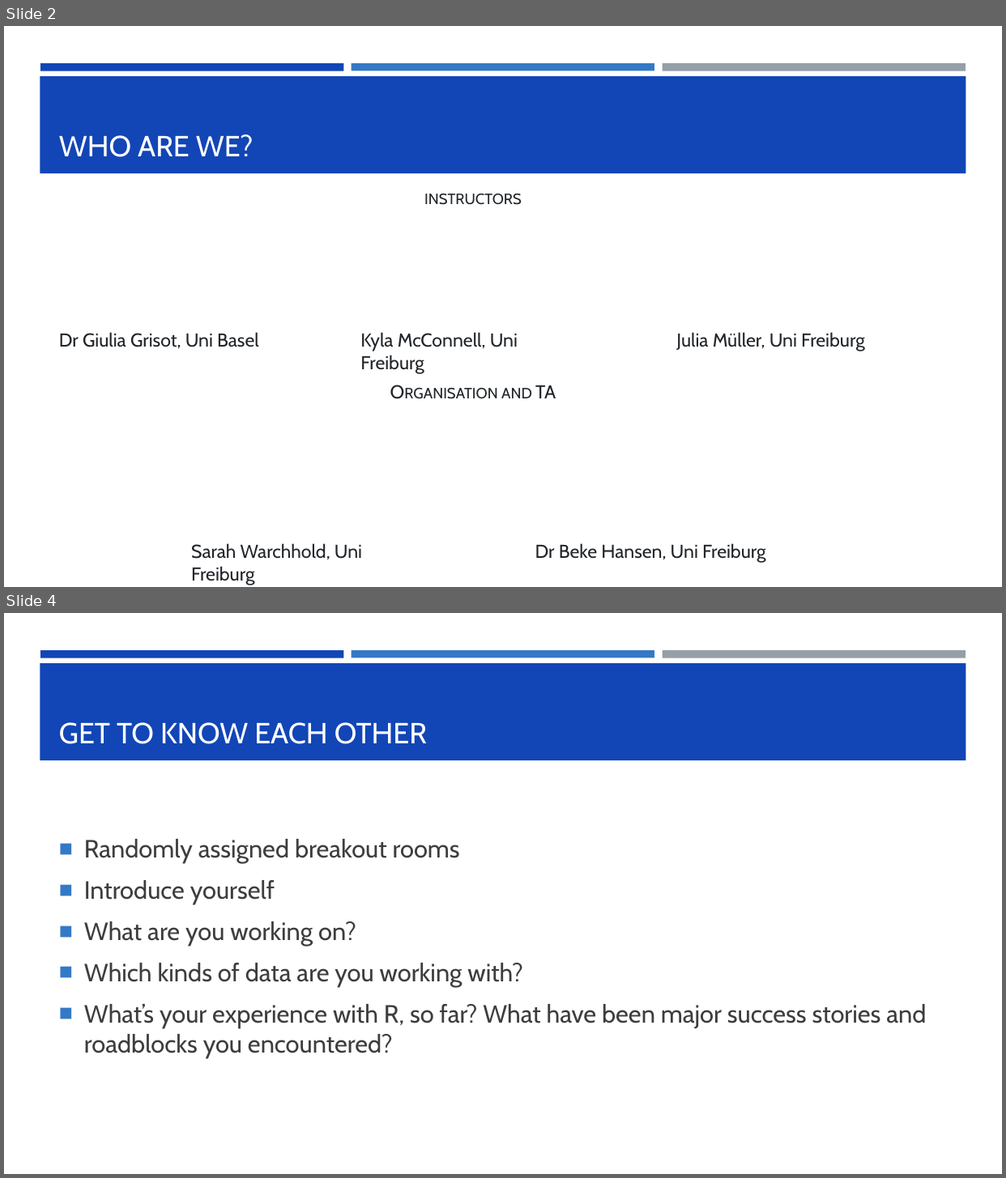
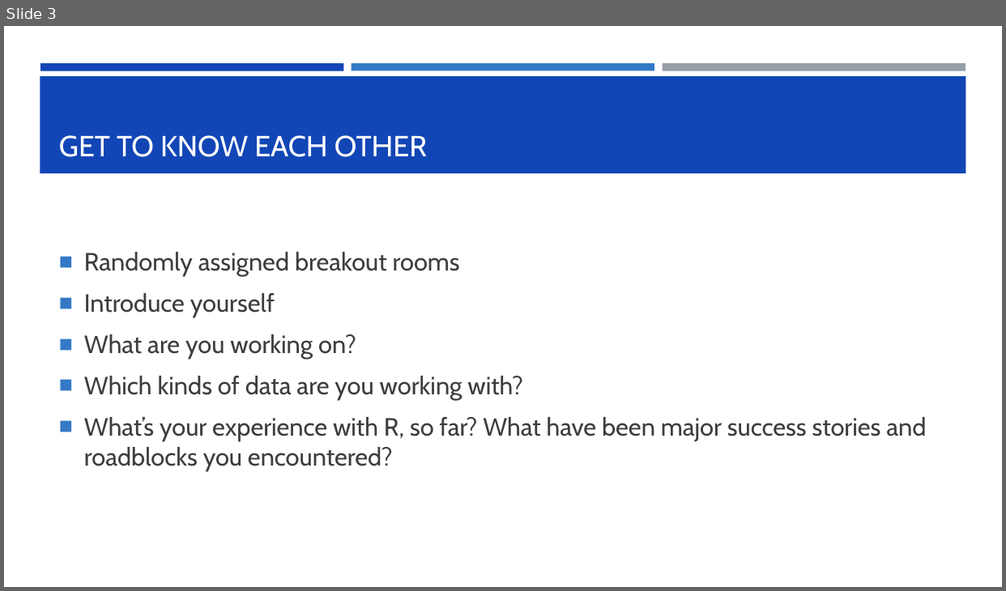
Before and after one commit to DGfS-PhD-2021/tidyverse-materials, a slide deck: DGFS PhD forum welcome.pptx. Shown one above the other, each under a label of ours: slides 2 and 4 before the commit, slide 3 after it; the slides between them are not shown. The pictures are 1006x1178 and 1006x591 pixels, drawn with LibreOffice and Linux fonts; fonts in the diff are those of the drawing. Boxes give left, top, right and bottom in pixels: in the first picture for what was removed or moved away, otherwise in the second. Text is boxed around its words. In the diff, an @@ line names an element or a change of style, - is before the commit and + after.

```diff
--- a/DGFS PhD forum welcome.pptx
+++ b/DGFS PhD forum welcome.pptx
@@ slide 2 removed at (4, 26, 1002, 587), background #FFFFFF; not listed: 4 template elements that a slide beside it also shows @@
@@ title removed at (59, 135, 253, 157) @@
-WHO ARE WE?
@@ text removed at (424, 194, 522, 205) @@
-instructors
@@ text removed at (59, 332, 259, 349) @@
-Dr Giulia Grisot, Uni Basel
@@ text removed at (360, 332, 518, 374) @@
-Kyla McConnell, Uni Freiburg
@@ text removed at (676, 332, 865, 352) @@
-Julia Müller, Uni Freiburg
@@ text removed at (501, 386, 556, 399) @@
-Organisation and TA
@@ text removed at (191, 544, 362, 586) @@
-Sarah Warchhold, Uni Freiburg
@@ text removed at (535, 544, 766, 563) @@
-Dr Beke Hansen, Uni Freiburg
@@ what was slide 4 is now slide 3 @@
```
Also in this commit, not shown: 4 slides changed, 2 slides added, 1 other slide removed, 1 other file.
